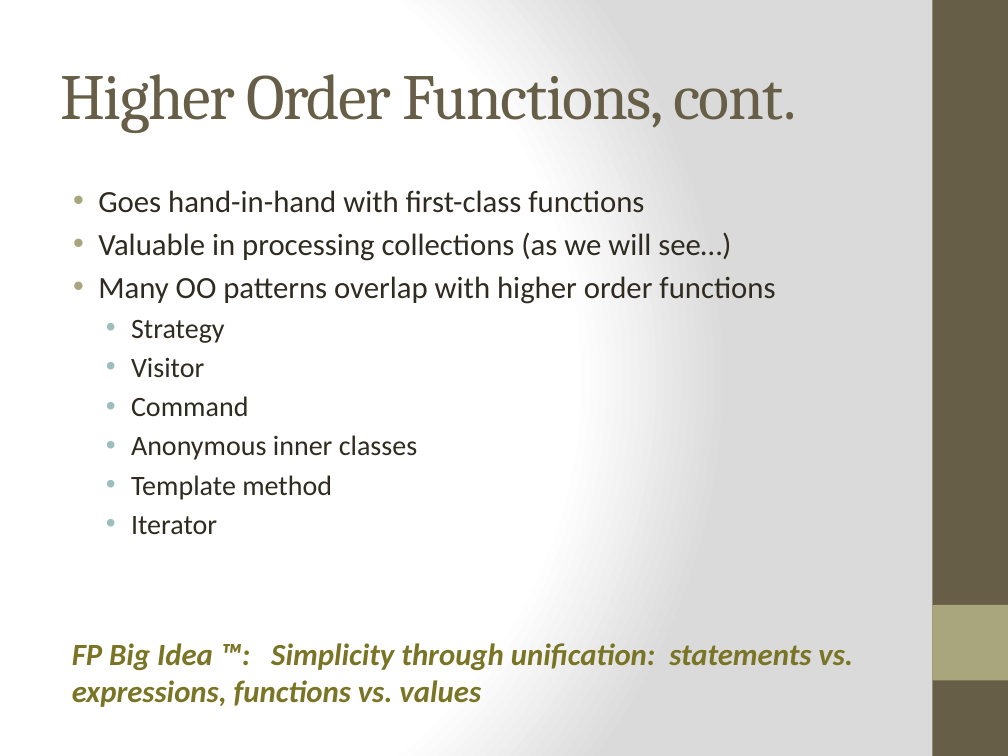
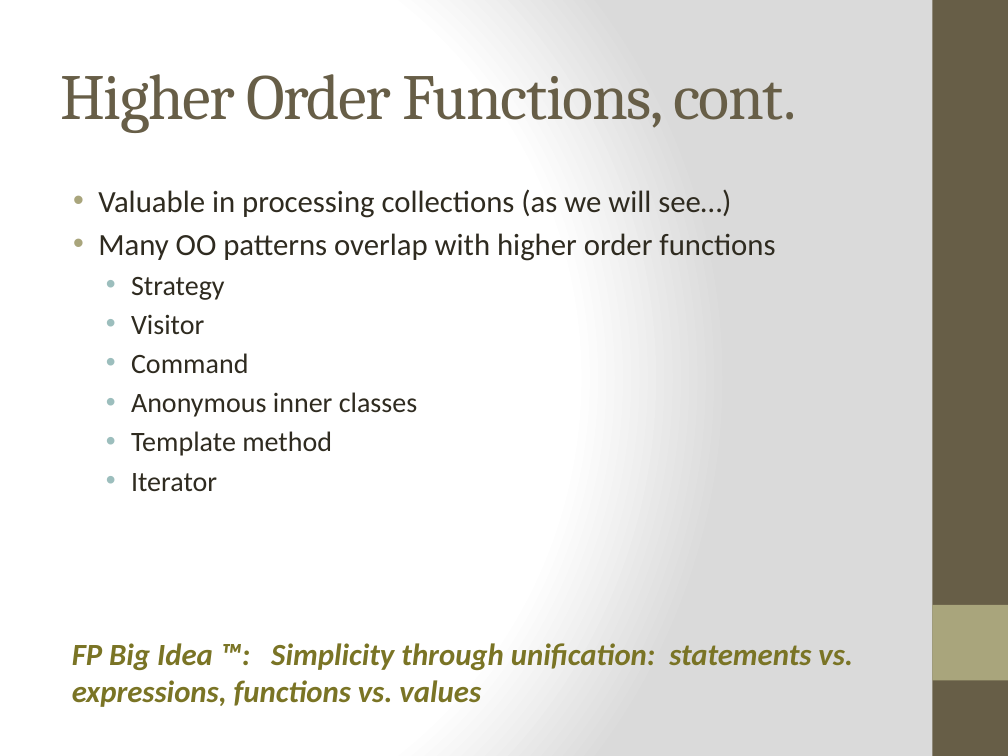
Before and after one commit to bjhartin/FoundationsOfFunctionalProgramming, a slide deck: slide 23 of FoundationsOfFunctionalProgramming.pptx (slide 22 before the commit). Drawn at 1008x756 pixels with LibreOffice and Linux fonts; fonts in the diff are those of the drawing. Boxes give left, top, right and bottom in pixels: in the first picture for what was removed or moved away, otherwise in the second. Text is boxed around its words. In the diff, an @@ line names an element or a change of style, - is before the commit and + after.

```diff
--- a/FoundationsOfFunctionalProgramming.pptx
+++ b/FoundationsOfFunctionalProgramming.pptx
@@ text at box(98, 190, 644, 213): paragraph removed @@
-• Goes hand-in-hand with first-class functions
```
Also in this commit, not shown: 10 other slides changed, 1 slide added.
